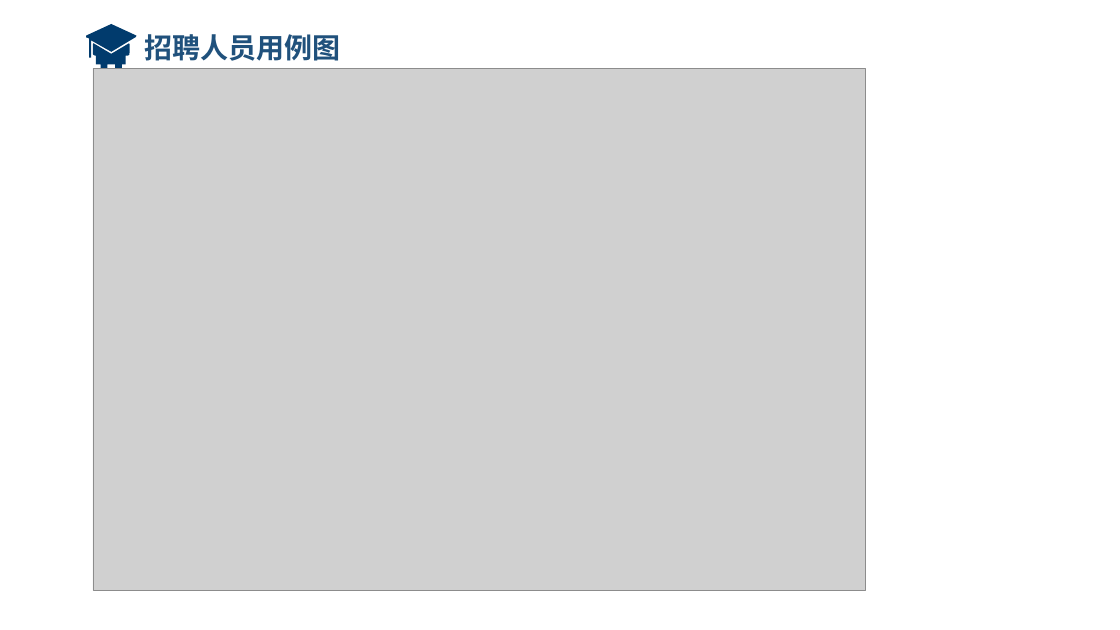
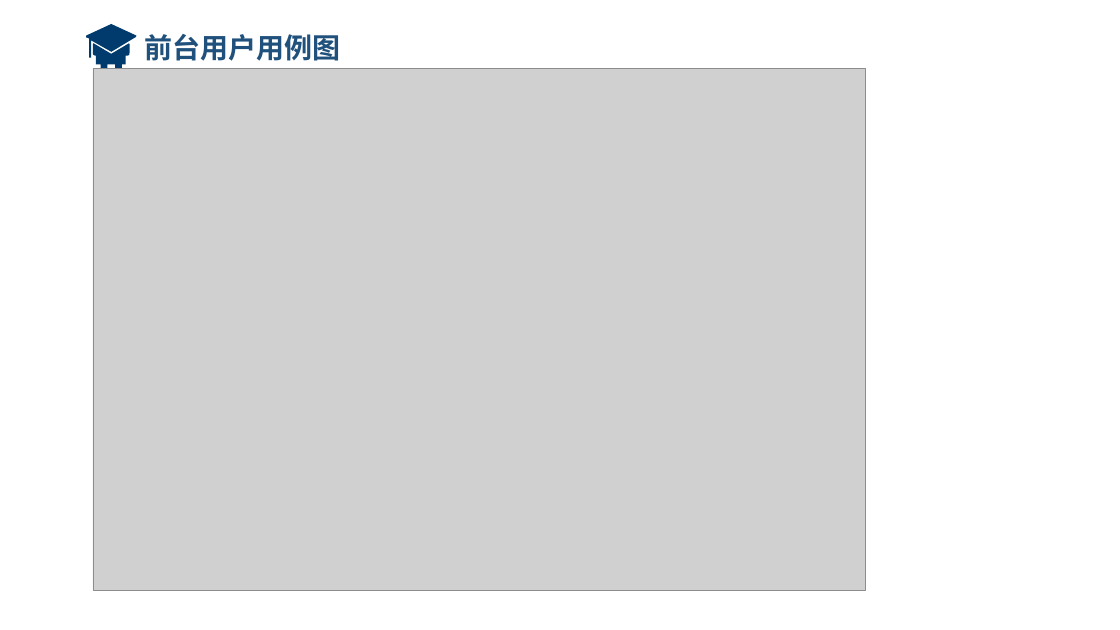
Before and after one commit to huangshengjie/-, a slide deck: slide 10 of 论文/答辩PPT.pptx. Drawn at 1120x630 pixels with LibreOffice and Linux fonts; fonts in the diff are those of the drawing; grey boxes stand for pictures; background and template pictures are left out. Boxes give left, top, right and bottom in pixels: in the first picture for what was removed or moved away, otherwise in the second. Text is boxed around its words. In the diff, an @@ line names an element or a change of style, - is before the commit and + after.

```diff
--- a/论文/答辩PPT.pptx
+++ b/论文/答辩PPT.pptx
@@ text at (145,34,341,61): text changed @@
-招聘人员用例图
+前台用户用例图
```
Also in this commit, not shown: 2 other slides changed.
